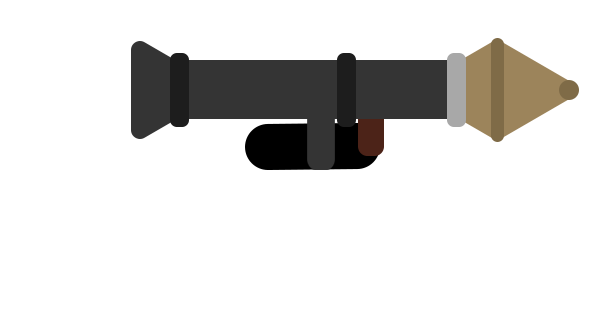
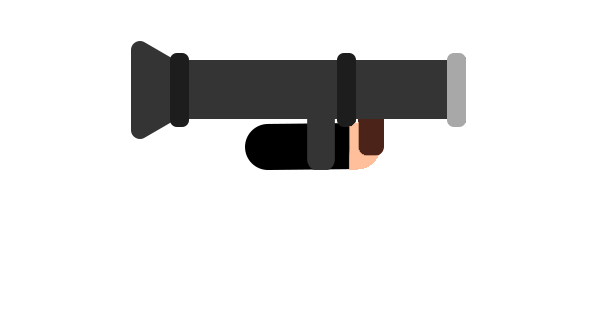
Two versions of the same layered image (610x335). Layer-by-layer changes:
painted on "Groupe 7 copie 2" over [348, 38, 579, 170]
